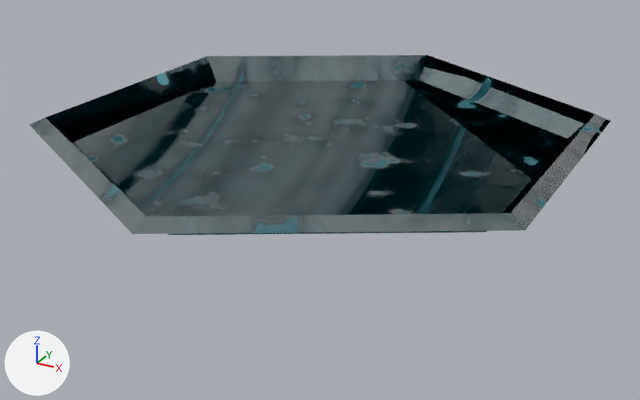
Renders of the glTF model src/modules/base/assets/shallow-ocean.glb from each side of a commit.
One viewpoint serves both versions: a camera (50 mm lens) standing at (1.394, -2.548, 0.983) and looking at (0.012, -0.034, -0.274). The axes (+X, +Y, +Z) are drawn at lower left. The lights are the same throughout. The picture after the commit comes second. Where no turn or scale is listed for an object, it has been applied to the vertices. Vertices at exactly the same position are counted once.

In view in the first picture: 'Water.001'.
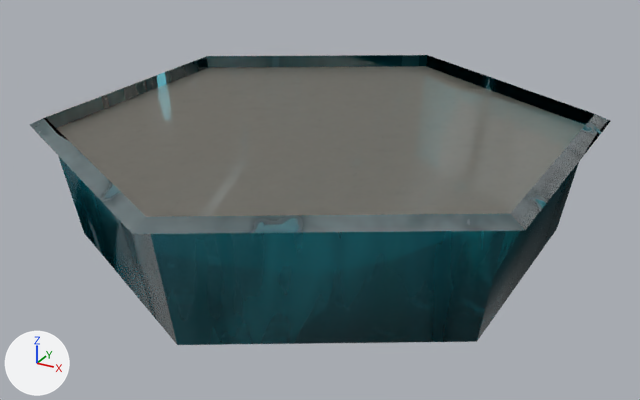
Pixel boxes [x1, y1, x2, y2] of what changed, in the pictures (640 x 400 px; the box of a moved part takes in the faces that stretch with it):
'Water.001', reshaped, recoloured (61% taller)
    before: [30, 55, 610, 235]
    after: [30, 55, 610, 345]
'HexagonTile.011', added
    after: [56, 66, 585, 217]
part 1 of me_circle_002, moved or reshaped
    before: [45, 55, 587, 235]
    after: [45, 55, 587, 345]

The change, as a list of edits to the scene's bpy script:
```text
Add img_garage_floor_nor_gl_4k:
    img_garage_floor_nor_gl_4k = load_image('garage_floor_nor_gl_4k', '_unpacked/garage_floor_nor_gl_4k', 256, 256, 'Non-Color')
Add img_sp_2k_roughness_001:
    img_sp_2k_roughness_001 = load_image('SP_2K_Roughness.001', '_unpacked/SP_2K_Roughness.001', 256, 256, 'Non-Color')
Add img_sp_2k_roughness:
    img_sp_2k_roughness = load_image('SP_2K_Roughness', '_unpacked/SP_2K_Roughness', 256, 256, 'sRGB')
Add mat_glass:
    mat_glass = bpy.data.materials.new('Glass')
    # colours: light grey #d2cec4
    # uses the picture img_garage_floor_nor_gl_4k
    # uses the picture img_sp_2k_roughness
    # uses the picture img_sp_2k_roughness_001
Change me_circle_002:
    used by ob_water_001; location = (0.0, 4.361, 0.0)
    before: 6 (-0.74, -3.93, -0.06) at pixel (216, 81), 7 (0.0, -3.5, -0.06) at pixel (418, 80), 8 (-0.74, -4.79, -0.06) at pixel (73, 142), 9 (0.0, -5.22, -0.06) at pixel (168, 235), 10 (0.74, -4.79, -0.06) at pixel (485, 232)
    before: 11 (0.74, -3.93, -0.06) at pixel (567, 138)
    remove me_circle_002.from_pydata(...)  # 18 vertices, 28 faces; spans x -0.87..0.87, y -5.36..-3.36, z -0.06..0.03
    add me_circle_002.from_pydata(...)  # 18 vertices, 28 faces; spans x -0.87..0.87, y -5.36..-3.36, z -0.41..0.03
    me_circle_002 part 1
    add for i in [*range(6, 12)]: me_circle_002.vertices[i].co += Vector((0.0, 0.0, -0.35))
Add me_circle_015:
    me_circle_015.from_pydata(...)  # 6 vertices, 4 faces; spans x -0.82..0.82, y -0.94..0.94, z 0.01
    me_circle_015.materials.append(mat_glass)
Add ob_hexagontile_011:
    ob_hexagontile_011 = bpy.data.objects.new('HexagonTile.011', me_circle_015)
    ob_hexagontile_011.location = (0.001, -0.001, -0.036)
```
